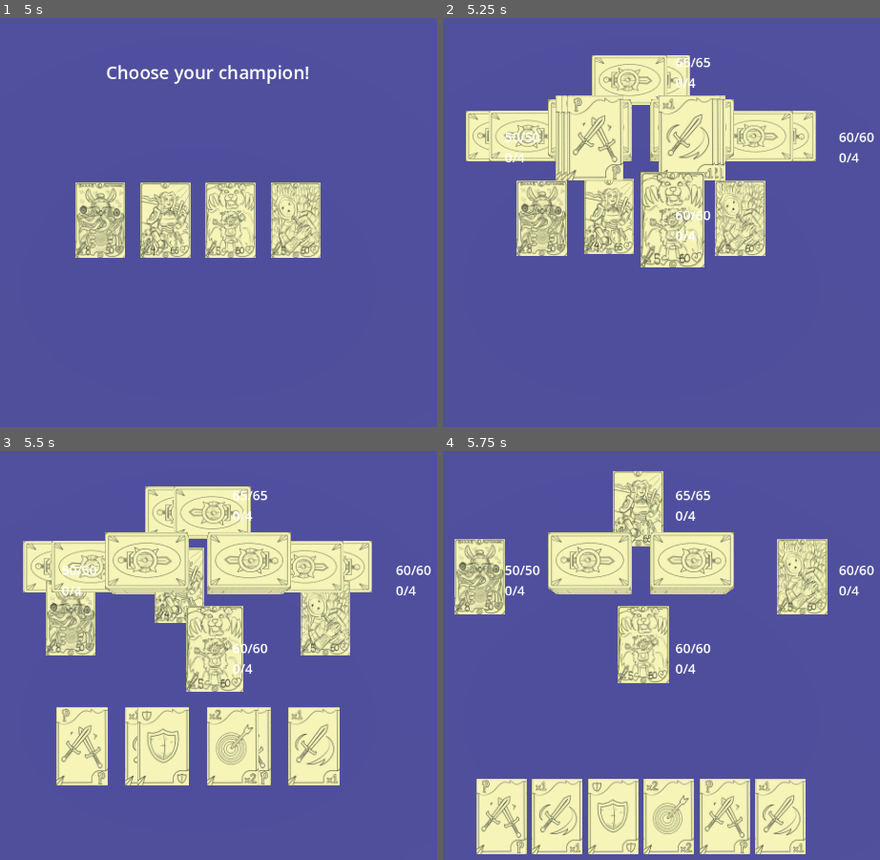
Above: before the commit, frames 1-4 (two rows, left to right).
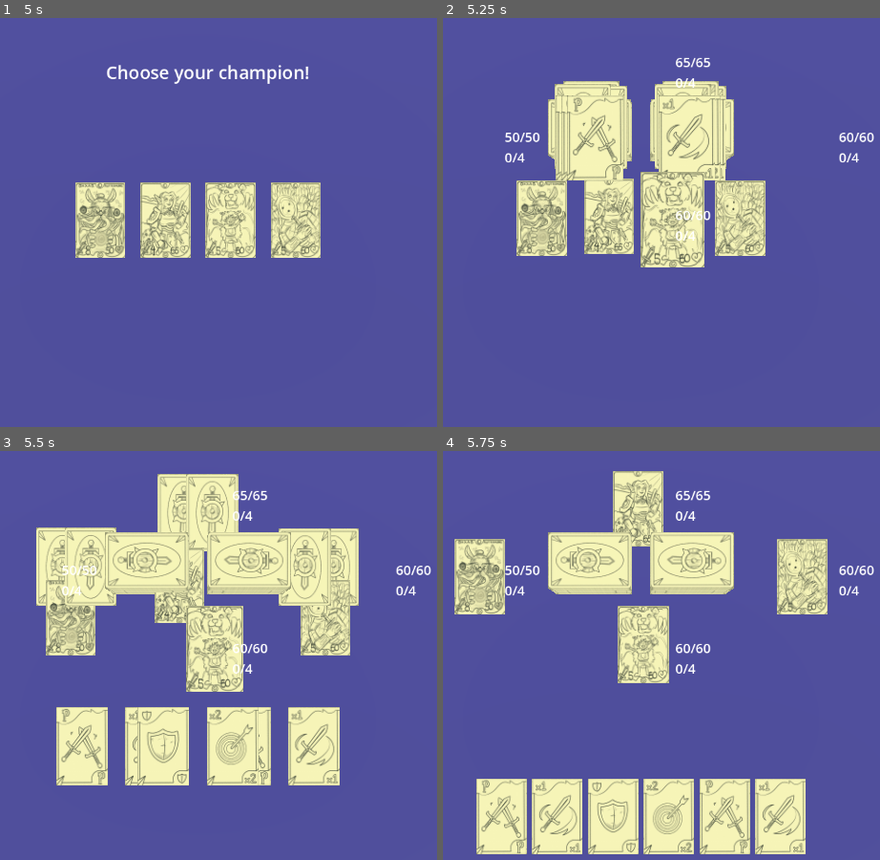
Above: after the commit, the same moments.

Repository: DouglasSRM/outlawschampions
Game: Godot game, scene res://scenes/start.tscn
The game is run twice, just before and just after one commit, with the same random seed, the same clock (stepped at 60 frames per second) and the same inputs.
Inputs (mouse positions are in pixels of both pictures, inside the frame that each line leads up to):
- Up to frame 1 (5 s): tap Enter at 0.5, 2, 3.5 s; move the mouse to (367, 197) at 0.52 s; click (367, 197) at 0.67 s; tap Space at 1.25, 2.75, 4.25 s; move the mouse to (43, 242) at 1.27 s; click (43, 242) at 1.42 s; move the mouse to (275, 124) at 2.02 s; click (275, 124) at 2.17 s; move the mouse to (161, 304) at 2.77 s; click (161, 304) at 2.92 s; move the mouse to (428, 283) at 3.52 s; click (428, 283) at 3.67 s; move the mouse to (outside the picture) at 4.27 s; click (outside the picture) at 4.42 s
- Up to frame 2 (5.25 s): move the mouse to (678, 218) at 5.02 s; click (678, 218) at 5.17 s
- Up to frame 3 (5.5 s): no input
- Up to frame 4 (5.75 s): no input

Frame 1 is identical in both runs. In frame 2, 7.4% of the frame differs, in the area x 5-86%, y 9-37%; in frame 3, 6.2%; in frame 4, nothing differs.

Commit message:
small bug fixes

Diff:
--- a/scripts/base_card.gd
+++ b/scripts/base_card.gd
@@ -77,7 +77,7 @@
 	state_machine.update()
 
 
-func click():
+func execute_click():
 	state_machine.process_click()
 
 
@@ -103,7 +103,7 @@
 
 func deck_click():
 	var card: BaseCard = await parent.manage_deck_click(self)
-	if card: card.click()
+	if card: card.state_machine.handle_click()
 
 
 func discard():
@@ -145,7 +145,7 @@
 	if event is InputEventMouseButton and event.pressed and event.button_index == MOUSE_BUTTON_LEFT:
 		match state:
 			IN_DECK: deck_click() # When any card of the deck is clicked, the click event will be executed for the first card of the deck.
-			_: click()
+			_: state_machine.handle_click()
 
 
 func is_locked_for_movement() -> bool:
--- a/scripts/card_state.gd
+++ b/scripts/card_state.gd
@@ -21,5 +21,8 @@
 func mouse_leave() -> CardState:
 	return null
 
-func process_click()-> CardState:
+func process_click() -> CardState:
 	return null
+
+func handle_click() -> CardState:
+	return null
--- a/scripts/card_state_machine.gd
+++ b/scripts/card_state_machine.gd
@@ -46,6 +46,12 @@
 		change_state(new_state)
 
 
+func handle_click() -> void:
+	var new_state = current_state.handle_click()
+	if new_state:
+		change_state(new_state)
+
+
 func process_click() -> void:
 	var new_state = current_state.process_click()
 	if new_state:
--- a/scripts/card_states/champion.gd
+++ b/scripts/card_states/champion.gd
@@ -14,6 +14,3 @@
 	if card.can_hover() and card.hover:
 		card.do_exit_hover_animation()
 	return null
-
-func process_click()-> CardState:
-	return super();
--- a/scripts/card_states/deck.gd
+++ b/scripts/card_states/deck.gd
@@ -14,7 +14,10 @@
 		card.parent.support_deck_count -= 1
 	card.deck_position = 0
 
-func process_click()-> CardState:
+func handle_click() -> CardState:
+	return process_click()
+
+func process_click() -> CardState:
 	card.set_actor()
 
 	if card is SupportCard:
--- a/scripts/card_states/hand.gd
+++ b/scripts/card_states/hand.gd
@@ -21,6 +21,11 @@
 		card.do_exit_hover_animation()
 	return null
 
+func handle_click() -> CardState:
+	if card.actor.champion == Global.player_champion:
+		return process_click()
+	return null
+
 func process_click()-> CardState:
 	if card.handle_hand_click():
 		return table
--- a/scripts/card_states/select.gd
+++ b/scripts/card_states/select.gd
@@ -14,6 +14,9 @@
 		card.do_exit_hover_animation()
 	return null
 
+func handle_click() -> CardState:
+	return process_click()
+
 func process_click() -> CardState:
 	card.select()
 	return null;
--- a/scripts/card_states/table.gd
+++ b/scripts/card_states/table.gd
@@ -16,6 +16,11 @@
 func exit() -> void:
 	card.table_position = 0
 
+func handle_click() -> CardState:
+	if card.actor.champion == Global.player_champion:
+		return process_click()
+	return null
+
 func process_click()-> CardState:
 	if card.handle_table_click():
 		return hand
--- a/scripts/champions/druid.gd
+++ b/scripts/champions/druid.gd
@@ -1,6 +1,5 @@
 class_name Druid
 extends ChampionCard
-
 
 func _ready() -> void:
 	super()
@@ -9,7 +8,3 @@
 	power = 5
 	max_mana = 4
 	mana = 0
-
-
-func _process(delta: float) -> void:
-	pass
--- a/scripts/champions/mage.gd
+++ b/scripts/champions/mage.gd
@@ -1,6 +1,5 @@
 class_name Mage
 extends ChampionCard
-
 
 func _ready() -> void:
 	super()
@@ -9,7 +8,3 @@
 	power = 8
 	max_mana = 4
 	mana = 0
-
-
-func _process(delta: float) -> void:
-	pass
--- a/scripts/champions/paladin.gd
+++ b/scripts/champions/paladin.gd
@@ -1,6 +1,5 @@
 class_name Paladin
 extends ChampionCard
-
 
 func _ready() -> void:
 	super()
@@ -9,7 +8,3 @@
 	power = 4
 	max_mana = 4
 	mana = 0
-
-
-func _process(delta: float) -> void:
-	pass
--- a/scripts/champions/rogue.gd
+++ b/scripts/champions/rogue.gd
@@ -1,6 +1,5 @@
 class_name Rogue
 extends ChampionCard
-
 
 func _ready() -> void:
 	super()
@@ -9,7 +8,3 @@
 	power = 5
 	max_mana = 4
 	mana = 0
-
-
-func _process(delta: float) -> void:
-	pass
--- a/scripts/components/op_left_positions.gd
+++ b/scripts/components/op_left_positions.gd
@@ -1,13 +1,17 @@
 extends PostionComponent
+
+var hand_move    = Vector3(1.8, -0.01, 0.9)
+var hand_pos    = Vector3(1.8, -0.5, 0.9)
+var equiped_pos = Vector3(1.8, 0, 0)
 
 func hand():
 	if card.hand_position == 0:
 		card.hand_position = card.get_hand_count()
 
-	card.move_state(BaseCard.IN_HAND,Vector3(1.8, -0.01, 0.9))
-	card.set_default_position(Vector3(1.8, -0.1, 0.9))
+	card.rotation = back_rotation
+	await card.move_state(BaseCard.IN_HAND, hand_move)
+	card.set_default_position(hand_pos)
 	card.move_to_position()
-
 
 func table():
 	if card.table_position == 0:
@@ -16,6 +20,7 @@
 	card.move_state(BaseCard.IN_TABLE)
 
 func equip():
-	card.set_default_position(Vector3(1.8,0,0))
-	card.move_state(BaseCard.IN_TABLE)
-	card.rotation = Vector3(deg_to_rad(-90), deg_to_rad(180), 0.0)
+	card.position = hand_move
+	card.set_default_position(equiped_pos)
+	card.move_state(BaseCard.EQUIPED)
+	card.rotation = front_rotation
--- a/scripts/components/op_right_positions.gd
+++ b/scripts/components/op_right_positions.gd
@@ -1,11 +1,16 @@
 extends PostionComponent
+
+var hand_move   = Vector3(-1.8, -0.01, 0.9)
+var hand_pos    = Vector3(-1.8, -0.5, 0.9)
+var equiped_pos = Vector3(-1.8, 0, 0)
 
 func hand():
 	if card.hand_position == 0:
 		card.hand_position = card.get_hand_count()
 
-	card.move_state(BaseCard.IN_HAND,Vector3(-1.8, -0.01, 0.9))
-	card.set_default_position(Vector3(-1.8, -0.1, 0.9))
+	card.rotation = back_rotation
+	await card.move_state(BaseCard.IN_HAND,hand_move)
+	card.set_default_position(hand_pos)
 	card.move_to_position()
 
 
@@ -16,6 +21,7 @@
 	card.move_state(BaseCard.IN_TABLE)
 
 func equip():
-	card.set_default_position(Vector3(-1.8,0,0))
-	card.move_state(BaseCard.IN_TABLE)
-	card.rotation = Vector3(deg_to_rad(-90), deg_to_rad(180), 0.0)
+	card.position = hand_move
+	card.set_default_position(equiped_pos)
+	card.move_state(BaseCard.EQUIPED)
+	card.rotation = front_rotation
--- a/scripts/components/op_up_positions.gd
+++ b/scripts/components/op_up_positions.gd
@@ -1,11 +1,16 @@
 extends PostionComponent
+
+var hand_move   = Vector3(0, -0.01, 1.7)
+var hand_pos    = Vector3(0, -0.5, 1.7)
+var equiped_pos = Vector3(0.6, 0, 1.7)
 
 func hand():
 	if card.hand_position == 0:
 		card.hand_position = card.get_hand_count()
 
-	card.move_state(BaseCard.IN_HAND,Vector3(0, -0.01, 1.7))
-	card.set_default_position(Vector3(0, -0.1, 1.7))
+	card.rotation = back_rotation
+	await card.move_state(BaseCard.IN_HAND, hand_move)
+	card.set_default_position(hand_pos)
 	card.move_to_position()
 
 
@@ -16,6 +21,7 @@
 	card.move_state(BaseCard.IN_TABLE)
 
 func equip():
-	card.set_default_position(Vector3(0.6,0,1.7))
-	card.move_state(BaseCard.IN_TABLE)
-	card.rotation = Vector3(deg_to_rad(-90), deg_to_rad(180), 0.0)
+	card.position = hand_move
+	card.set_default_position(equiped_pos)
+	card.move_state(BaseCard.EQUIPED)
+	card.rotation = front_rotation
--- a/scripts/components/player_positions.gd
+++ b/scripts/components/player_positions.gd
@@ -1,4 +1,6 @@
 extends PostionComponent
+
+var equiped_pos = Vector3(0.6,0,0.1)
 
 func hand():
 	if card.hand_position == 0:
@@ -6,14 +8,13 @@
 
 	var z: float = -1.75 # hand
 	var card_distance: float = 0.6
-
 	var initial_position: float = ((card_distance * (card.get_hand_count() - 1)) / 2)
 	var x: float = initial_position - (card_distance * (card.hand_position - 1))
 
 	card.set_default_position(Vector3(x, 0, z))
 	card.move_state(BaseCard.IN_HAND)
 
-	card.rotation = Vector3(deg_to_rad(-90), deg_to_rad(180), 0.0)
+	card.rotation = front_rotation
 
 func table():
 	if card.table_position == 0:
@@ -21,19 +22,14 @@
 
 	var z: float = -0.85 # table
 	var card_distance = 0.6
-
 	var initial_position = ((card_distance * (card.get_table_count() - 1)) / 2)
-
 	var x: float = initial_position - (card_distance * (card.table_position - 1))
 
 	card.set_default_position(Vector3(x, 0, z))
 	card.move_state(BaseCard.IN_TABLE)
-	card.rotation = Vector3(deg_to_rad(-90), deg_to_rad(180), 0.0)
+	card.rotation = front_rotation
 
 func equip():
-	#card.table_position = 1
-	#table()
-	card.set_default_position(Vector3(0.6,0,0.1))
-	#card.set_default_position(Vector3(0.6,0,1.7))
+	card.set_default_position(equiped_pos)
 	card.move_state(BaseCard.EQUIPED)
-	#ard.state = BaseCard.EQUIPED
+	card.rotation = front_rotation
--- a/scripts/components/position_component.gd
+++ b/scripts/components/position_component.gd
@@ -1,23 +1,35 @@
 class_name PostionComponent extends Node
 
 var card: BaseCard
+var front_rotation = Vector3(deg_to_rad(-90), deg_to_rad(180), 0.0)
+var back_rotation  = Vector3(deg_to_rad(90), deg_to_rad(0), 0.0)
+var sideA_rotation = Vector3(deg_to_rad(90), deg_to_rad(90), 0.0)
+var sideB_rotation = Vector3(deg_to_rad(90), deg_to_rad(-90), 0.0)
+
+func action_deck_position(y) -> Vector3:
+	return Vector3(-0.5, y, 0.9)
+
+func support_deck_position(y) -> Vector3:
+	return Vector3(0.5, y, 0.9)
+
+func discard_position(y) -> Vector3:
+	return Vector3(3, y, -0.9)
 
 func deck():
 	var y = (card.deck_position-1) * 0.005
-
+	card.state = BaseCard.IN_DECK
 	if card is ActionCard:
-		card.position = Vector3(-0.5, y, 0.9)
-		card.rotation = Vector3(deg_to_rad(90), deg_to_rad(-90), 0.0)
+		card.position = action_deck_position(y)
+		card.rotation = sideB_rotation
 	elif card is SupportCard:
-		card.position = Vector3(0.5, y, 0.9)
-		card.rotation = Vector3(deg_to_rad(90), deg_to_rad(90), 0.0)
-	card.state = BaseCard.IN_DECK
+		card.position = support_deck_position(y)
+		card.rotation = sideA_rotation
 
 func discard():
 	card.discard_position = card.get_discard_count()
 	var y = card.discard_position * 0.005
-	card.rotation = Vector3(deg_to_rad(90), deg_to_rad(-90), 0.0)
-	card.move_to_position(Vector3(3, y, -0.9), 0.5)
+	card.rotation = sideB_rotation
+	card.move_to_position(discard_position(y), 0.5)
 	card.state = BaseCard.IN_DISCARD
 
 func hand():
--- a/scripts/game_base.gd
+++ b/scripts/game_base.gd
@@ -58,15 +58,15 @@
 
 func start_enemy_loop():
 	await get_tree().create_timer(0.5).timeout
-	process_support_deck_click().click()
+	process_support_deck_click().execute_click()
 	await get_tree().create_timer(1).timeout
-	get_random_sup_card_in_hand().click()
+	get_random_sup_card_in_hand().execute_click()
 	await get_tree().create_timer(0.5).timeout
 	state_machine.handle_play_button()
 	await get_tree().create_timer(1).timeout
 	var card = await process_action_deck_click()
 	await get_tree().create_timer(1).timeout
-	card.click()
+	card.execute_click()
 
 
 func get_random_sup_card_in_hand() -> SupportCard:
@@ -94,11 +94,11 @@
 	var old_actor = self.current_actor
 
 	self.round += 1
-	define_current_actor(round % 4)
+	define_current_actor(round % actors.get_children().size())
 
 	while self.current_actor.champion.health_status == ChampionCard.hStatus.DEAD:
 		self.round += 1
-		define_current_actor(round % 4)
+		define_current_actor(round % actors.get_children().size())
 
 	if old_actor != self.current_actor:
 		state_machine.start_round()
@@ -292,9 +292,10 @@
 	card.update_hover_position(0.3)
 	card.do_hover_animation()
 	await get_tree().create_timer(0.35).timeout
-	card.do_exit_hover_animation()
-	await get_tree().create_timer(0.35).timeout
-	card.update_hover_position()
+	if card.position == card.hover_position:
+		card.do_exit_hover_animation()
+		await get_tree().create_timer(0.2).timeout
+		card.update_hover_position()
 
 
 func handle_equip(card: BaseCard):
--- a/scripts/game_state_machine.gd
+++ b/scripts/game_state_machine.gd
@@ -35,7 +35,7 @@
 
 
 func process_action_deck_click() -> bool:
-	var new_state = await current_state.process_action_deck_click()
+	var new_state = current_state.process_action_deck_click()
 	if new_state:
 		change_state(new_state)
 		return true
--- a/scripts/game_states/attack.gd
+++ b/scripts/game_states/attack.gd
@@ -4,9 +4,6 @@
 @onready var locked: Node = $"../Locked"
 
 func enter() -> void:
-	#if (parent.can_buy_action == 0):
-		#parent.can_buy_action = 1
-
 	var card = parent.get_card_from_action_deck()
 
 	while parent.move_locked:
@@ -24,7 +21,7 @@
 
 func process_action_deck_click() -> GameState:
 	if parent.selected_card:
-		parent.selected_card.click()
+		parent.selected_card.execute_click()
 	return locked
 
 
--- a/scripts/support/parry.gd
+++ b/scripts/support/parry.gd
@@ -1,13 +1,6 @@
 class_name Parry
 extends SupportCard
 
-
-# Called when the node enters the scene tree for the first time.
 func _ready() -> void:
 	super()
 	description = 'Blocks attack and counter attacks with your base damage ('+str(Global.player_champion.power)+')'
-
-
-# Called every frame. 'delta' is the elapsed time since the previous frame.
-func _process(delta: float) -> void:
-	pass
--- a/scripts/support/protector_shield.gd
+++ b/scripts/support/protector_shield.gd
@@ -1,13 +1,6 @@
 class_name ProtectorShield
 extends SupportCard
 
-
-# Called when the node enters the scene tree for the first time.
 func _ready() -> void:
 	super()
 	description = 'Cant be attacked for 1 round'
-
-
-# Called every frame. 'delta' is the elapsed time since the previous frame.
-func _process(delta: float) -> void:
-	pass
